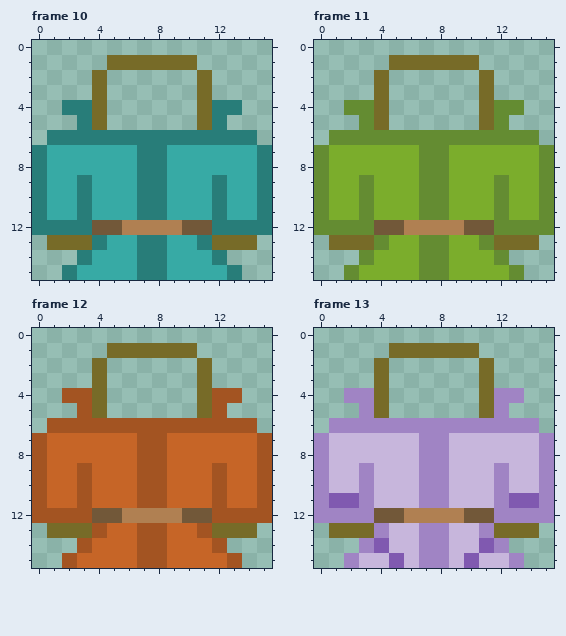
File history of a pixel-art file, Longshore/Assets/Sprites/Armor.aseprite. The picture above is the old version.
16x16 pixels, 13 frames. Shown: frame 10, frame 11, frame 12, frame 13.
After the commit:
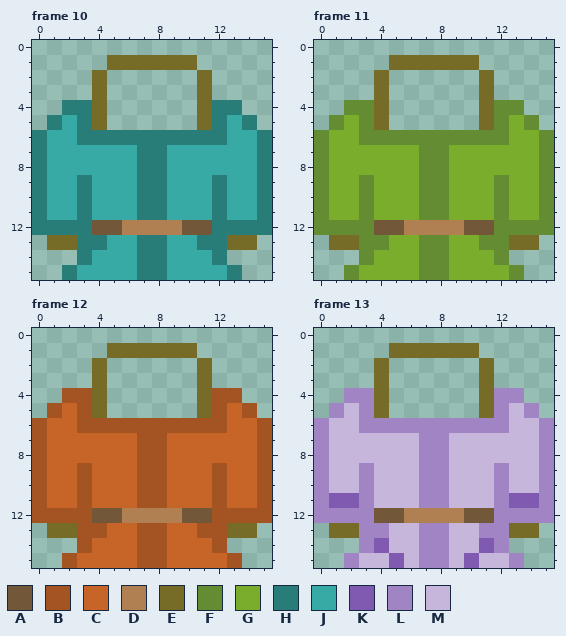
Palette (. is transparent): A #725839  B #a35422  C #c66527  D #b08052  E #776b28  F #648c32  G #7bad2c  H #287d79  J #37aaa5  K #8059b0  L #a084c4  M #c7b6dc
Changes in this commit:
--- frame 10, layer "aprenticeChest"
@@ x 0..15 @@
  4 ..HHE......EHH..
- 5 ...HE......EH...
- 6 .HHHHHHHHHHHHHH.
+ 5 .HJHE......EHJH.
+ 6 HJJHHHHHHHHHHJJH
  7 HJJJJJJHHJJJJJJH
@@ x 0..15 @@
 12 HHHHAADDDDAAHHHH
-13 .EEEHJJHHJJHEEE.
+13 .EEHHJJHHJJHHEE.
 14 ...HJJJHHJJJH...
--- frame 11, layer "prodigyChest"
@@ x 0..15 @@
  4 ..FFE......EFF..
- 5 ...FE......EF...
- 6 .FFFFFFFFFFFFFF.
+ 5 .FGFE......EFGF.
+ 6 FGGFFFFFFFFFFGGF
  7 FGGGGGGFFGGGGGGF
@@ x 0..15 @@
 12 FFFFAADDDDAAFFFF
-13 .EEEFGGFFGGFEEE.
+13 .EEFFGGFFGGFFEE.
 14 ...FGGGFFGGGF...
--- frame 12, layer "WizardChest"
@@ x 0..15 @@
  4 ..BBE......EBB..
- 5 ...BE......EB...
- 6 .BBBBBBBBBBBBBB.
+ 5 .BCBE......EBCB.
+ 6 BCCBBBBBBBBBBCCB
  7 BCCCCCCBBCCCCCCB
@@ x 0..15 @@
 12 BBBBAADDDDAABBBB
-13 .EEEBCCBBCCBEEE.
+13 .EEBBCCBBCCBBEE.
 14 ...BCCCBBCCCB...
--- frame 13, layer "ArchmageChest"
@@ x 0..15 @@
  4 ..LLE......ELL..
- 5 ...LE......EL...
- 6 .LLLLLLLLLLLLLL.
+ 5 .LMLE......ELML.
+ 6 LMMLLLLLLLLLLMML
  7 LMMMMMMLLMMMMMML
@@ x 0..15 @@
 12 LLLLAADDDDAALLLL
-13 .EEELMMLLMMLEEE.
+13 .EELLMMLLMMLLEE.
 14 ...LKMMLLMMKL...
